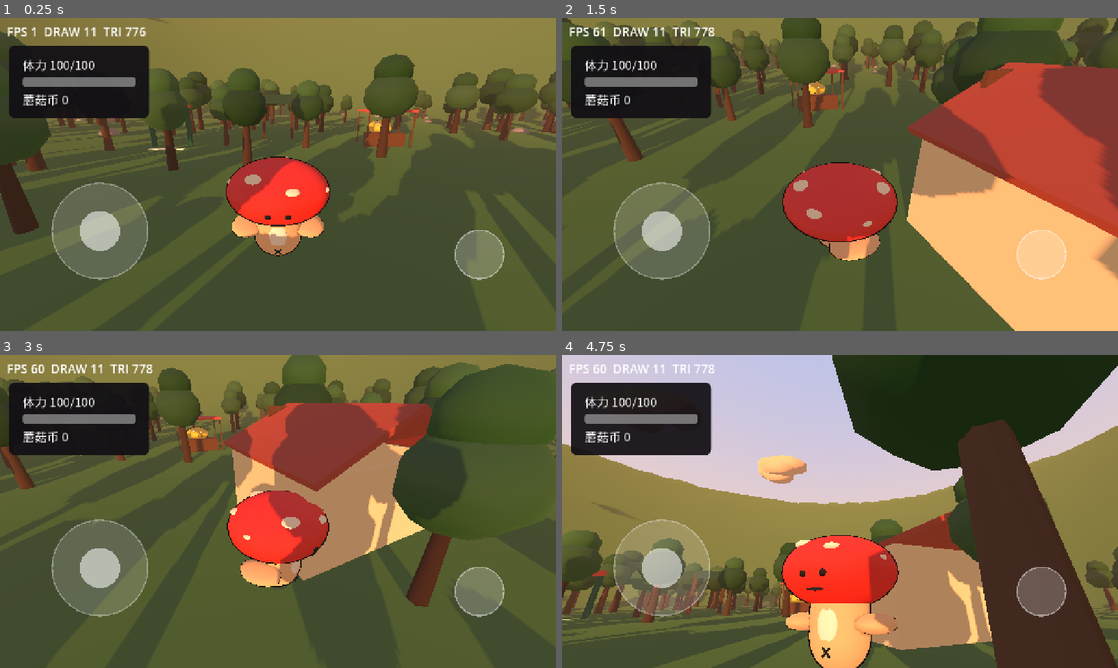
Above: before the commit, frames 1-4 (two rows, left to right).
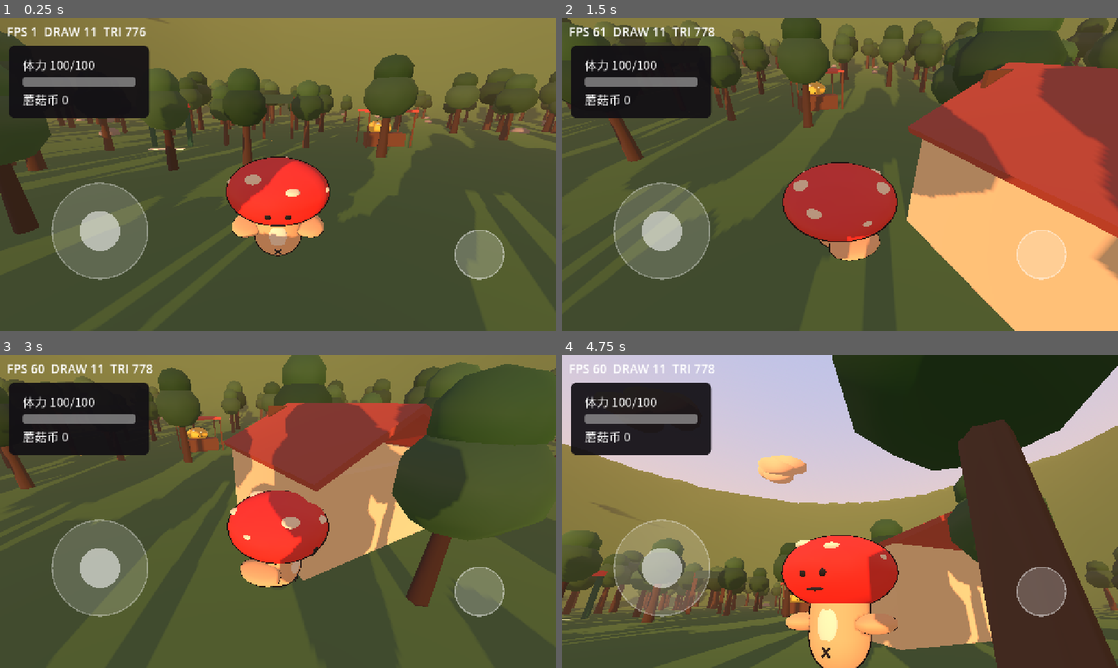
Above: after the commit, the same moments.

Repository: tuzkimo/fungi-party
Game: Godot game, scene res://game/main.tscn
Same seed, same stepped clock (60 frames per second), same inputs: the game is played once before the commit and once after it.
Inputs (mouse positions are in pixels of both pictures, inside the frame that each line leads up to):
- Up to frame 1 (0.25 s): no input
- Up to frame 2 (1.5 s): move the mouse to (962, 158) at 0.52 s; hold D (move_right) 0.53-1.25 s; hold Shift (run) 0.53-1.25 s; click (962, 158) at 0.67 s; tap Space (jump) at 0.77 s; drag from (728, 190) to (812, 237) at 1.27 s
- Up to frame 3 (3 s): tap Enter at 2 s; move the mouse to (333, 442) at 2.02 s; hold D (move_right) 2.03-2.75 s; hold Shift (run) 2.03-2.75 s; click (333, 442) at 2.17 s; drag from (250, 574) to (111, 464) at 2.77 s
- Up to frame 4 (4.75 s): tap Space (jump) at 3.5, 3.77 s; move the mouse to (1006, 558) at 3.52 s; hold A (move_left) 3.53-4.25 s; hold Ctrl (orbit) 3.53-4.25 s; click (1006, 558) at 3.67 s; tap Shift (run) at 3.8 s; drag from (673, 464) to (756, 433) at 4.27 s

The runs differ from the first frame. In frame 1, 0.4% of the frame differs, in the area x 52-68%, y 31-44%; in frame 2, 0.2%; in frame 3, 0.2%; in frame 4, 0.4%, in the area x 0-40%, y 75-92%.

Commit message:
森林：加猫头鹰树与喂食入门浮层

Diff:
--- a/game/main.tscn
+++ b/game/main.tscn
@@ -11,6 +11,7 @@
 [ext_resource type="Script" path="res://game/ui/tent_panel.gd" id="9_tent_panel"]
 [ext_resource type="Script" path="res://game/ui/day_hud.gd" id="10_day_hud"]
 [ext_resource type="Script" path="res://game/ui/meal_panel.gd" id="11_meal_panel"]
+[ext_resource type="Script" path="res://game/ui/owl_panel.gd" id="12_owl_panel"]
 
 [node name="Main" type="Node3D"]
 script = ExtResource("7_main")
@@ -42,3 +43,6 @@
 
 [node name="MealPanel" type="CanvasLayer" parent="."]
 script = ExtResource("11_meal_panel")
+
+[node name="OwlPanel" type="CanvasLayer" parent="."]
+script = ExtResource("12_owl_panel")
--- /dev/null
+++ b/game/ui/owl_panel.gd
@@ -0,0 +1,86 @@
+class_name OwlPanel
+extends CanvasLayer
+
+## 走到猫头鹰树才出现的浮层：讲清玩法，点「开始游戏」才进喂食场景。
+## 和校门/起跑线/蘑菇圈一样每帧惰性找 owl_tree：场景往返后旧引用都会失效。
+
+var _root: Control
+var _start: Button
+var _cost_label: Label
+
+
+func _ready() -> void:
+	var root := Control.new()
+	root.name = "Root"
+	root.set_anchors_preset(Control.PRESET_FULL_RECT)
+	root.mouse_filter = Control.MOUSE_FILTER_IGNORE
+	root.theme = UIStyle.theme()
+	add_child(root)
+
+	var dim := ColorRect.new()
+	dim.name = "Dim"
+	dim.color = Color(0.03, 0.03, 0.04, 0.55)
+	dim.set_anchors_preset(Control.PRESET_FULL_RECT)
+	dim.mouse_filter = Control.MOUSE_FILTER_IGNORE
+	root.add_child(dim)
+
+	var center := CenterContainer.new()
+	center.name = "Center"
+	center.set_anchors_preset(Control.PRESET_FULL_RECT)
+	center.mouse_filter = Control.MOUSE_FILTER_IGNORE
+	root.add_child(center)
+
+	var panel := PanelContainer.new()
+	panel.name = "Panel"
+	panel.custom_minimum_size = Vector2(820.0, 0.0)
+	panel.add_theme_stylebox_override("panel", UIStyle.panel())
+	center.add_child(panel)
+	_root = root
+
+	var box := VBoxContainer.new()
+	box.add_theme_constant_override("separation", 14)
+	panel.add_child(box)
+
+	var title := Label.new()
+	title.text = "猫头鹰喂食"
+	title.horizontal_alignment = HORIZONTAL_ALIGNMENT_CENTER
+	title.add_theme_font_size_override("font_size", 38)
+	box.add_child(title)
+
+	var rules := Label.new()
+	rules.text = "长按屏幕张嘴，松手闭嘴\n混着屎，吃到一颗就出局，本关分数作废\n三关打完，四个菌子比总分"
+	rules.horizontal_alignment = HORIZONTAL_ALIGNMENT_CENTER
+	box.add_child(rules)
+
+	_cost_label = Label.new()
+	_cost_label.horizontal_alignment = HORIZONTAL_ALIGNMENT_CENTER
+	box.add_child(_cost_label)
+
+	_start = Button.new()
+	_start.text = "开始游戏"
+	_start.custom_minimum_size = Vector2(240.0, 64.0)
+	_start.size_flags_horizontal = Control.SIZE_SHRINK_CENTER
+	_start.pressed.connect(_on_start)
+	UIStyle.style_button(_start)
+	box.add_child(_start)
+
+	root.visible = false
+
+
+func _process(_delta: float) -> void:
+	var owl := get_tree().get_first_node_in_group("owl_tree") as OwlTree
+	var show_now: bool = owl != null and owl.player_inside
+	_root.visible = show_now
+	if show_now:
+		_refresh()
+
+
+func _refresh() -> void:
+	var stamina := int(Save.read()["stamina"])
+	var can := Day.can_play(stamina, Config.STAMINA_COST_OWL)
+	_start.disabled = not can
+	_cost_label.text = Day.entry_label(stamina, Config.STAMINA_COST_OWL)
+
+
+func _on_start() -> void:
+	get_tree().change_scene_to_file(Config.OWL_PATH)
--- a/game/world/forest.tscn
+++ b/game/world/forest.tscn
@@ -14,6 +14,7 @@
 [ext_resource type="Script" path="res://game/world/sky_bodies.gd" id="12_sky"]
 [ext_resource type="Script" path="res://game/world/clouds.gd" id="13_clouds"]
 [ext_resource type="Script" path="res://game/world/stars.gd" id="14_stars"]
+[ext_resource type="Script" path="res://game/world/owl_tree.gd" id="15_owl_tree"]
 
 [sub_resource type="ProceduralSkyMaterial" id="Sky_mat"]
 sky_top_color = Color(0.33, 0.5, 0.78, 1)
@@ -81,6 +82,10 @@
 position = Vector3(8, 0, 2)
 script = ExtResource("11_restaurant")
 
+[node name="OwlTree" type="Node3D" parent="."]
+position = Vector3(-8, 0, 10)
+script = ExtResource("15_owl_tree")
+
 [node name="SkyBodies" type="Node3D" parent="."]
 script = ExtResource("12_sky")
 daynight_path = NodePath("../DayNight")
--- /dev/null
+++ b/game/world/owl_tree.gd
@@ -0,0 +1,154 @@
+class_name OwlTree
+extends Node3D
+
+## 森林里的猫头鹰树：一棵比别的树大两号的树，树杈上蹲着一只猫头鹰。
+## 只回答「玩家在不在树下」，OwlPanel 每帧来问（场景往返后旧引用会失效，所以不缓存）。
+## 写法与 StartGate / BombRing 一致。
+
+const TRUNK_COLOR := Color(0.36, 0.25, 0.16)
+const CANOPY_COLOR := Color(0.20, 0.42, 0.24)
+const BODY_COLOR := Color(0.55, 0.47, 0.40)
+const BEAK_COLOR := Color(0.96, 0.62, 0.22)
+const GRASS_COLOR := Color(0.55, 0.68, 0.42)
+const TRUNK_HEIGHT := 4.2
+const OWL_Y := 3.5
+const OWL_Z := 0.45
+
+var player_inside := false
+
+var _area: Area3D
+
+
+func _ready() -> void:
+	add_to_group("owl_tree")
+	_build_tree()
+	_build_owl()
+	_build_ring()
+
+	_area = Area3D.new()
+	_area.name = "Trigger"
+	_area.position = Vector3(0.0, 1.0, 0.0)
+	var shape := CollisionShape3D.new()
+	var box := BoxShape3D.new()
+	box.size = Vector3(3.4, 2.0, 3.4)
+	shape.shape = box
+	_area.add_child(shape)
+	add_child(_area)
+
+
+func _physics_process(_delta: float) -> void:
+	player_inside = false
+	for body in _area.get_overlapping_bodies():
+		if body is Player:
+			player_inside = true
+			break
+
+
+func _build_tree() -> void:
+	var trunk := CylinderMesh.new()
+	trunk.top_radius = 0.34
+	trunk.bottom_radius = 0.52
+	trunk.height = TRUNK_HEIGHT
+	trunk.radial_segments = 10
+	_sphere_or_cylinder("Trunk", trunk, Vector3(0.0, TRUNK_HEIGHT * 0.5, 0.0), _solid(TRUNK_COLOR))
+
+	var canopy := SphereMesh.new()
+	canopy.radius = 1.0
+	canopy.height = 2.0
+	canopy.radial_segments = 12
+	canopy.rings = 6
+	var canopy_mat := _solid(CANOPY_COLOR)
+	_sphere_or_cylinder("CanopyTop", canopy, Vector3(0.0, 5.2, 0.0), canopy_mat, 1.7)
+	_sphere_or_cylinder("CanopyLeft", canopy, Vector3(-1.2, 4.5, 0.3), canopy_mat, 1.25)
+	_sphere_or_cylinder("CanopyRight", canopy, Vector3(1.2, 4.6, -0.2), canopy_mat, 1.3)
+
+
+## 横枝 + 猫头鹰：鸟朝 +Z（正对玩家走过来的方向）。
+func _build_owl() -> void:
+	var branch := CylinderMesh.new()
+	branch.top_radius = 0.08
+	branch.bottom_radius = 0.09
+	branch.height = 1.8
+	branch.radial_segments = 8
+	var branch_node := _mesh("Branch", branch, Vector3(0.0, OWL_Y - 0.18, 0.2), _solid(TRUNK_COLOR))
+	branch_node.rotation_degrees = Vector3(0.0, 0.0, 90.0)
+	add_child(branch_node)
+
+	var owl := Node3D.new()
+	owl.name = "Owl"
+	owl.position = Vector3(0.0, OWL_Y, OWL_Z)
+	add_child(owl)
+
+	var body := SphereMesh.new()
+	body.radius = 0.34
+	body.height = 0.62
+	body.radial_segments = 14
+	body.rings = 7
+	_attach(owl, "Body", body, Vector3.ZERO, _solid(BODY_COLOR))
+
+	var eye := SphereMesh.new()
+	eye.radius = 0.13
+	eye.height = 0.26
+	eye.radial_segments = 10
+	eye.rings = 5
+	var pupil := SphereMesh.new()
+	pupil.radius = 0.07
+	pupil.height = 0.14
+	pupil.radial_segments = 8
+	pupil.rings = 4
+	for side in [-1.0, 1.0]:
+		_attach(owl, "Eye", eye, Vector3(0.15 * side, 0.10, 0.27), _solid(Color.WHITE))
+		_attach(owl, "Pupil", pupil, Vector3(0.15 * side, 0.10, 0.36), _solid(Color(0.08, 0.06, 0.06)))
+
+	var beak := CylinderMesh.new()
+	beak.top_radius = 0.0
+	beak.bottom_radius = 0.07
+	beak.height = 0.16
+	beak.radial_segments = 8
+	var beak_node := _attach(owl, "Beak", beak, Vector3(0.0, -0.02, 0.34), _solid(BEAK_COLOR))
+	beak_node.rotation_degrees = Vector3(90.0, 0.0, 0.0)
+
+	# 两撮耳羽：锥体斜着插在头顶两侧
+	for side in [-1.0, 1.0]:
+		var ear := _attach(owl, "Ear", beak, Vector3(0.19 * side, 0.30, 0.02), _solid(BODY_COLOR))
+		ear.rotation_degrees = Vector3(0.0, 0.0, -22.0 * side)
+
+
+func _build_ring() -> void:
+	var ring_mesh := CylinderMesh.new()
+	ring_mesh.top_radius = 1.9
+	ring_mesh.bottom_radius = 1.9
+	ring_mesh.height = 0.02
+	ring_mesh.radial_segments = 24
+	_sphere_or_cylinder("GroundRing", ring_mesh, Vector3(0.0, 0.01, 0.0), _solid(GRASS_COLOR))
+
+
+func _attach(parent: Node3D, node_name: String, mesh: Mesh, pos: Vector3, mat: Material) -> MeshInstance3D:
+	var node := _mesh(node_name, mesh, pos, mat)
+	parent.add_child(node)
+	return node
+
+
+func _mesh(node_name: String, mesh: Mesh, pos: Vector3, mat: Material) -> MeshInstance3D:
+	var node := MeshInstance3D.new()
+	node.name = node_name
+	node.mesh = mesh
+	node.position = pos
+	node.material_override = mat
+	return node
+
+
+## 同一份 mesh 当球用（scale 给半径倍数）或当圆柱用（scale 1）。
+func _sphere_or_cylinder(
+	node_name: String, mesh: Mesh, pos: Vector3, mat: Material, scale_factor := 1.0
+) -> void:
+	var node := _mesh(node_name, mesh, pos, mat)
+	node.scale = Vector3.ONE * scale_factor
+	add_child(node)
+
+
+func _solid(color: Color) -> StandardMaterial3D:
+	var material := StandardMaterial3D.new()
+	material.albedo_color = color
+	material.roughness = 0.9
+	return material
Not shown: 1 places in game/main.tscn that only renumber resources
Not shown, added: game/ui/owl_panel.gd.uid
Not shown: 1 places in game/world/forest.tscn that only renumber resources
Not shown, added: game/world/owl_tree.gd.uid
